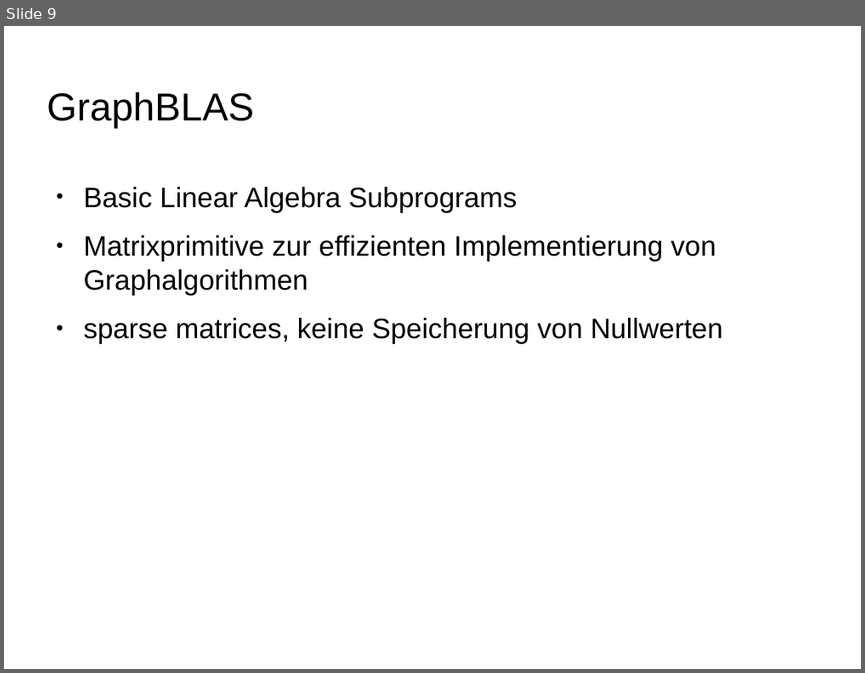
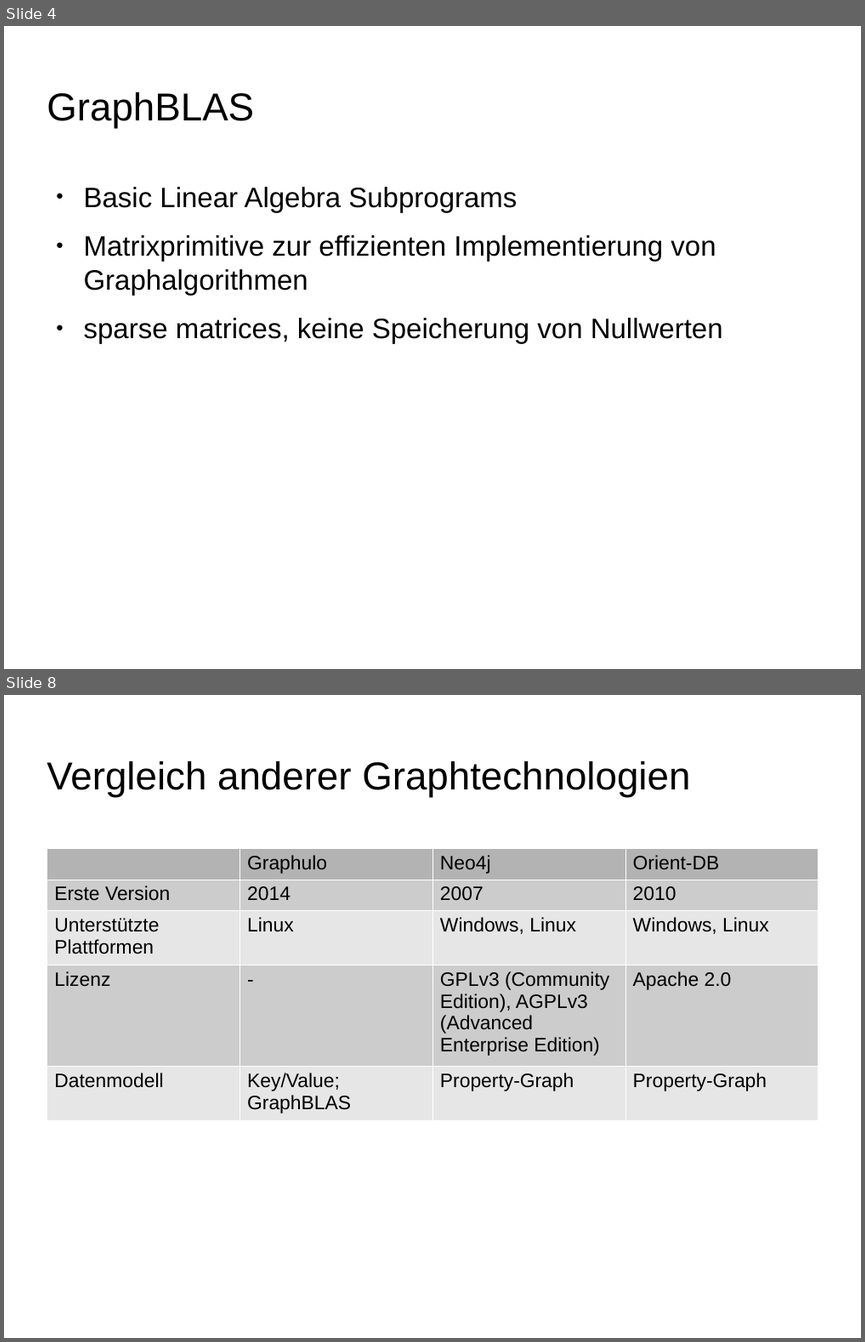
Before and after one commit to ScaDS/dblp-graphulo, a slide deck: doc/testat1.odp. Shown one above the other, each under a label of ours: slide 9 before the commit, slides 4 and 8 after it; the slides between them are not shown. The pictures are 865x673 and 865x1342 pixels, drawn with LibreOffice and Linux fonts; fonts in the diff are those of the drawing; background and template pictures are left out. Boxes give left, top, right and bottom in pixels: in the first picture for what was removed or moved away, otherwise in the second. Text is boxed around its words. In the diff, an @@ line names an element or a change of style, - is before the commit and + after.

```diff
--- a/doc/testat1.odp
+++ b/doc/testat1.odp
@@ slide 8 added at bbox=[4, 695, 861, 1338], background picture (left out) @@
@@ title added at bbox=[46, 761, 690, 798], 36 pt, text #000000 @@
+Vergleich anderer Graphtechnologien
@@ table added at bbox=[46, 848, 818, 1117], 5 rows, 4 columns @@
+ | Graphulo | Neo4j | Orient-DB
+Erste Version | 2014 | 2007 | 2010
+Unterstützte Plattformen | Linux | Windows, Linux | Windows, Linux
+Lizenz | - | GPLv3 (Community Edition), AGPLv3 (Advanced Enterprise Edition) | Apache 2.0
+Datenmodell | Key/Value; GraphBLAS | Property-Graph | Property-Graph
@@ what was slide 9 is now slide 4 @@
```
Also in this commit, not shown: 5 slides changed, 7 other slides added, 1 slide removed, 2 other files.
